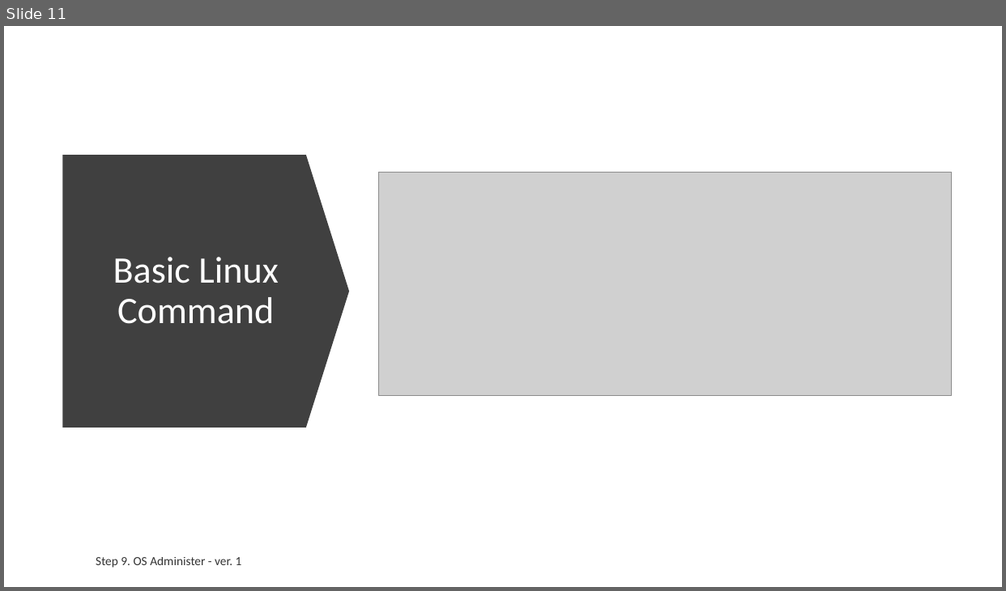
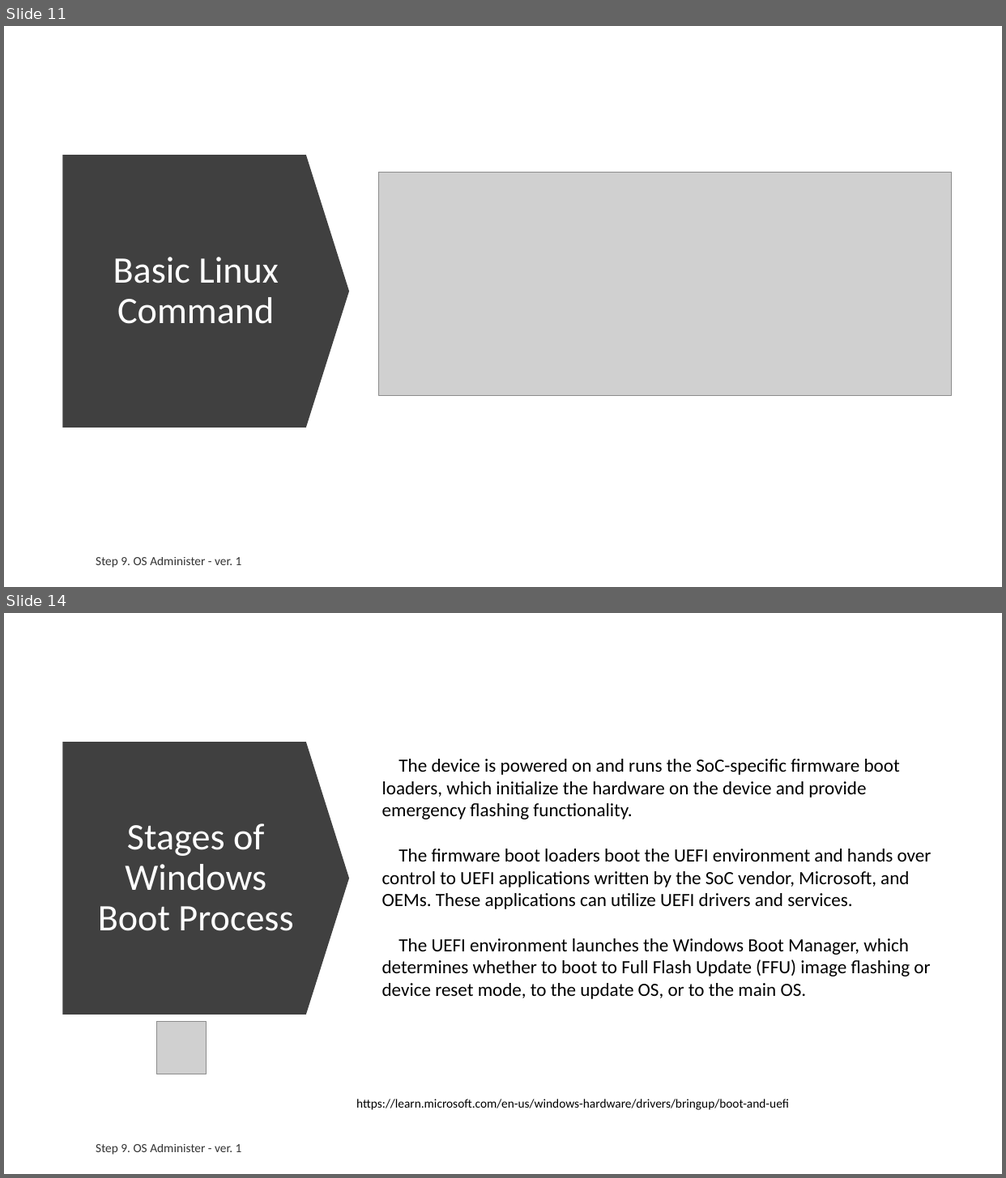
Before and after one commit to ext4dmin/DevOps-Mentorship, a slide deck: Step09-OS_Administer_speach.pptx. Shown one above the other, each under a label of ours: slide 11 before the commit, slides 11 and 14 after it; the slides between them are not shown. The pictures are 1006x591 and 1006x1178 pixels, drawn with LibreOffice and Linux fonts; fonts in the diff are those of the drawing; grey boxes stand for pictures. Boxes give left, top, right and bottom in pixels: in the first picture for what was removed or moved away, otherwise in the second. Text is boxed around its words. In the diff, an @@ line names an element or a change of style, - is before the commit and + after.

Commit message:
Step 9. OS Administer
Windows OS is Done.

```diff
--- a/Step09-OS_Administer_speach.pptx
+++ b/Step09-OS_Administer_speach.pptx
@@ slide 14 added at [4,613,1002,1174], background #FFFFFF @@
@@ down arrow added at [63,742,350,1015], fill #404040 @@
@@ text added at [382,759,931,999], 18 pt, text #000000 @@
+The device is powered on and runs the SoC-specific firmware boot loaders, which initialize the hardware on the device and provide emergency flashing functionality.
+The firmware boot loaders boot the UEFI environment and hands over control to UEFI applications written by the SoC vendor, Microsoft, and OEMs. These applications can utilize UEFI drivers and services.
+The UEFI environment launches the Windows Boot Manager, which determines whether to boot to Full Flash Update (FFU) image flashing or device reset mode, to the update OS, or to the main OS.
@@ title added at [98,824,293,931], 36 pt, text #FFFFFF @@
+Stages of Windows Boot Process
@@ picture added at [157,1022,206,1074] @@
@@ text added at [356,1099,789,1110], 12 pt, text #000000 @@
+https://learn.microsoft.com/en-us/windows-hardware/drivers/bringup/boot-and-uefi
@@ text added at [96,1144,242,1155], 12 pt, text #000000 at 80% opacity @@
+Step 9. OS Administer - ver. 1
```
Also in this commit, not shown: 1 slide changed, 5 other slides added, 2 other files.
